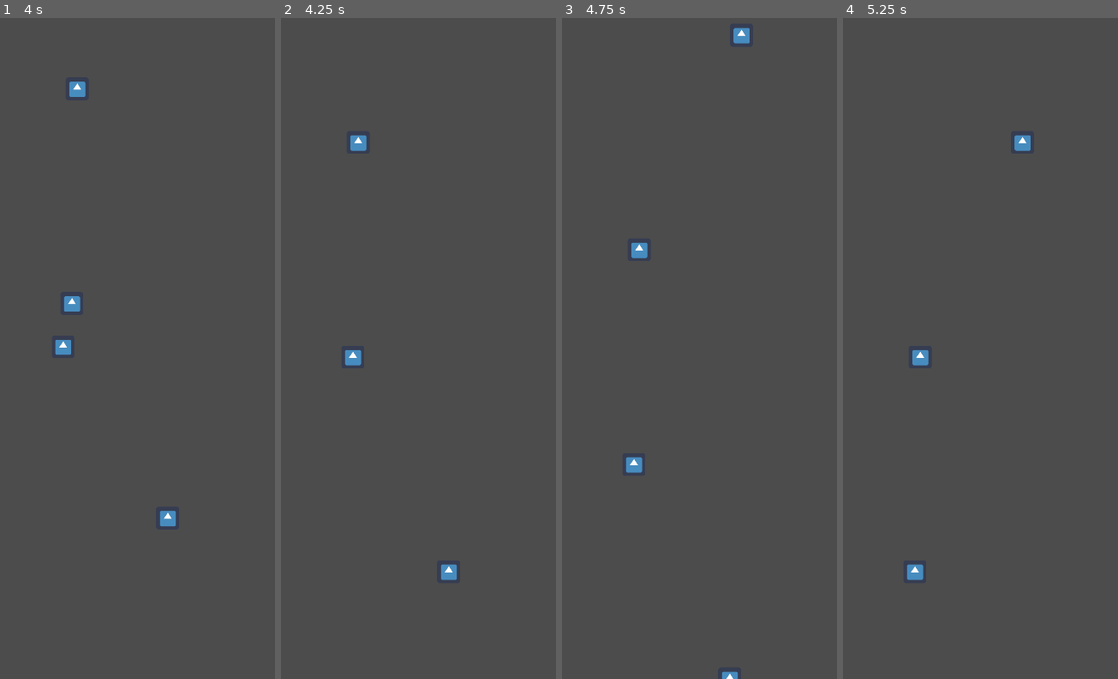
Above: before the commit, frames 1-4 (left to right).
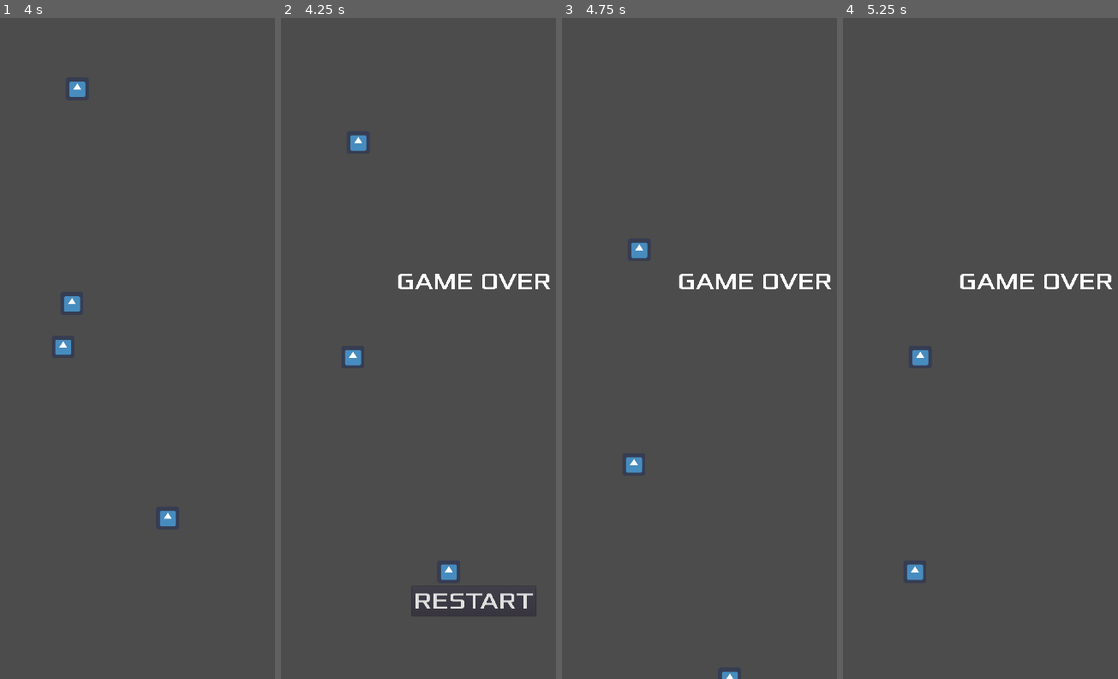
Above: after the commit, the same moments.

Repository: eastonman/trivialwar
Game: Godot game, scene res://Main.tscn
Two runs of this game, one before a commit and one after it. Both use one fixed random seed, a clock stepped at 60 frames per second and the inputs below. The engine's default icon, where the game draws it, is replaced by a stand-in: a white triangle on a blue panel in a dark square.
Inputs (mouse positions are in pixels of both pictures, inside the frame that each line leads up to):
- Up to frame 1 (4 s): click "START" at 0.5 s; tap Enter at 1.25 s; move the mouse to (173, 474) at 1.27 s; hold Up (move_up) 1.28-2 s; click (173, 474) at 1.42 s; drag from (outside the picture) to (184, 348) at 2.02 s; move the mouse to (77, 229) at 2.77 s; hold Left (move_left) 2.78-3.5 s; drag from (211, 335) to (77, 229) at 3.52 s
- Up to frame 2 (4.25 s): no input
- Up to frame 3 (4.75 s): click (754, 599) at 4.25 s, where only the run after the commit has a clickable "RESTART"
- Up to frame 4 (5.25 s): move the mouse to (977, 163) at 5.02 s; hold Down (move_down) from 5.03 s (still down)

Frame 1 is identical in both runs. In frame 2, 1.1% of the frame differs, in the area x 42-98%, y 38-91%; in frame 3, 0.7%; in frame 4, 0.7%.

Commit message:
feat: add game over

Diff:
--- a/Main.tscn
+++ b/Main.tscn
@@ -1,9 +1,10 @@
-[gd_scene load_steps=5 format=2]
+[gd_scene load_steps=6 format=2]
 
 [ext_resource path="res://enemy/Mob.tscn" type="PackedScene" id=1]
 [ext_resource path="res://player/Player.tscn" type="PackedScene" id=2]
 [ext_resource path="res://main.gd" type="Script" id=3]
 [ext_resource path="res://firstPage/firstPage.tscn" type="PackedScene" id=4]
+[ext_resource path="res://rankingPage/RankingPage.tscn" type="PackedScene" id=5]
 
 [node name="Main" type="Node"]
 script = ExtResource( 3 )
@@ -19,5 +20,9 @@
 
 [node name="FirstPage" parent="." instance=ExtResource( 4 )]
 
+[node name="RankingPage" parent="." instance=ExtResource( 5 )]
+
 [connection signal="timeout" from="MobTimer" to="." method="_on_MobTimer_timeout"]
+[connection signal="hit" from="Player" to="." method="game_over"]
+[connection signal="hit" from="Player" to="RankingPage" method="show_game_over"]
 [connection signal="start_game" from="FirstPage" to="." method="new_game"]
--- a/main.gd
+++ b/main.gd
@@ -12,6 +12,7 @@
 	$MobTimer.start()
 
 func game_over():
+	$RankingPage/restartButton.visible = true
 	$MobTimer.stop()
 
 
--- a/rankingPage/RankingPage.gd
+++ b/rankingPage/RankingPage.gd
@@ -7,6 +7,9 @@
 
 
 func _ready():
+	pass
+
+func show_game_over():
 	show_message("GAME OVER")
 
 func show_message(text):
--- a/rankingPage/RankingPage.tscn
+++ b/rankingPage/RankingPage.tscn
@@ -15,6 +15,7 @@
 script = ExtResource( 2 )
 
 [node name="Message" type="Label" parent="."]
+visible = false
 anchor_left = 0.5
 anchor_top = 0.5
 anchor_right = 0.5
@@ -27,6 +28,7 @@
 text = "GAME OVER"
 
 [node name="restartButton" type="Button" parent="."]
+visible = false
 anchor_left = 0.5
 anchor_top = 1.0
 anchor_right = 0.5
